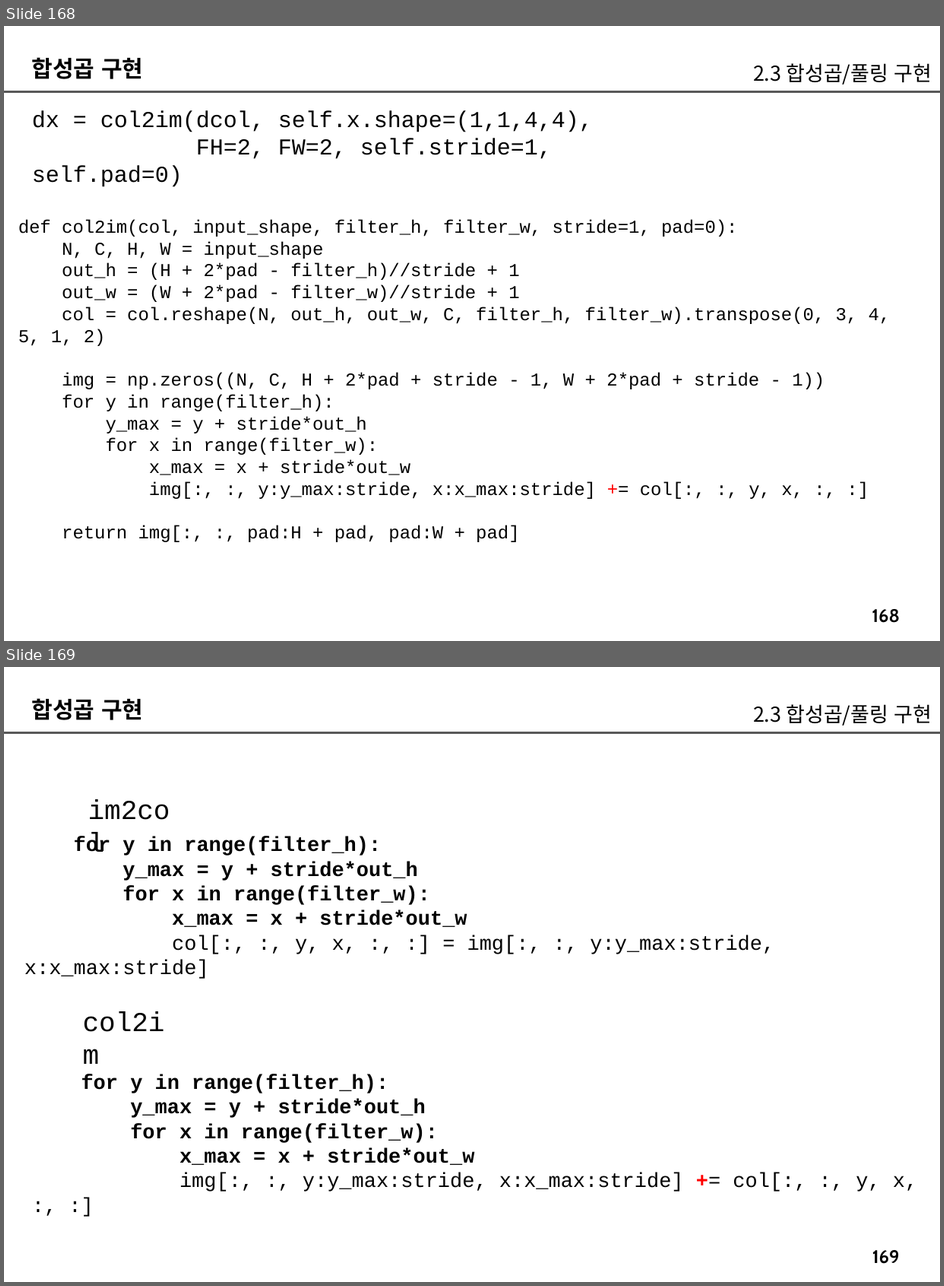
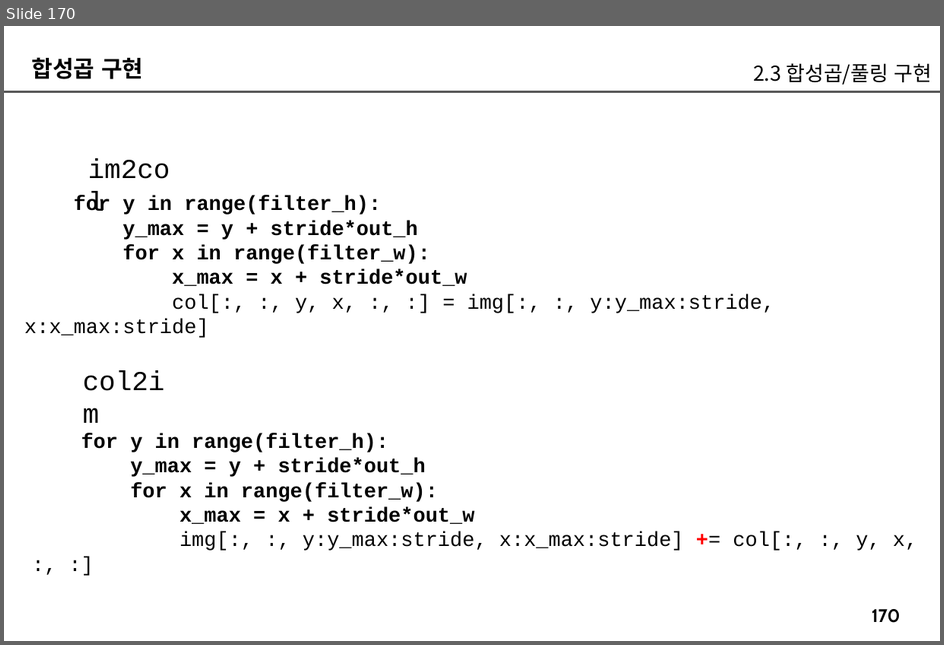
Before and after one commit to imguru-mooc/AI_CNN, a slide deck: CNN_판서.pptx. Shown one above the other, each under a label of ours: slides 168 and 169 before the commit, slide 170 after it. The pictures are 944x1286 and 944x645 pixels, drawn with LibreOffice and Linux fonts; fonts in the diff are those of the drawing. Boxes give left, top, right and bottom in pixels: in the first picture for what was removed or moved away, otherwise in the second. Text is boxed around its words. In the diff, an @@ line names an element or a change of style, - is before the commit and + after.

```diff
--- a/CNN_판서.pptx
+++ b/CNN_판서.pptx
@@ slide 168 removed at [4, 26, 940, 641], background #FFFFFF; not listed: 2 template elements that a slide beside it also shows @@
@@ text removed at [32, 57, 143, 79] @@
-합성곱 구현
@@ text removed at [753, 63, 933, 85] @@
-2.3 합성곱/풀링 구현
@@ text removed at [32, 110, 593, 187] @@
-dx = col2im(dcol, self.x.shape=(1,1,4,4),
-FH=2, FW=2, self.stride=1, self.pad=0)
@@ text removed at [18, 219, 891, 499] @@
-def col2im(col, input_shape, filter_h, filter_w, stride=1, pad=0):
-N, C, H, W = input_shape
-out_h = (H + 2*pad - filter_h)//stride + 1
-out_w = (W + 2*pad - filter_w)//stride + 1
-col = col.reshape(N, out_h, out_w, C, filter_h, filter_w).transpose(0, 3, 4, 5, 1, 2)
-img = np.zeros((N, C, H + 2*pad + stride - 1, W + 2*pad + stride - 1))
-for y in range(filter_h):
-y_max = y + stride*out_h
-for x in range(filter_w):
-x_max = x + stride*out_w
-img[:, :, y:y_max:stride, x:x_max:stride] += col[:, :, y, x, :, :]
-return img[:, :, pad:H + pad, pad:W + pad]
@@ what was slide 169 is now slide 170 @@
@@ page number at [872, 609, 901, 623]: text changed @@
-169
+170
```
Also in this commit, not shown: 45 slides changed, 24 slides added, 8 other slides removed, 1 other file.
